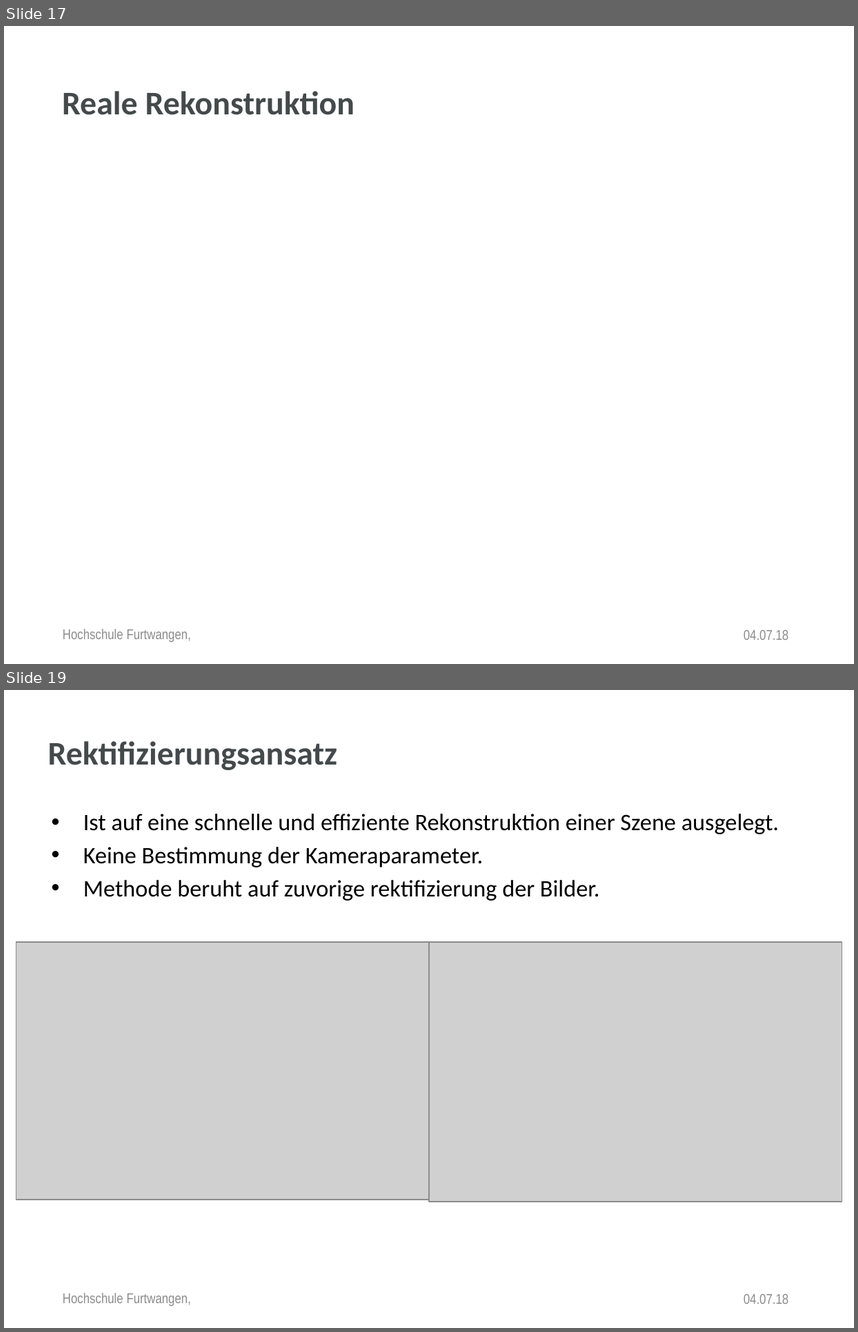
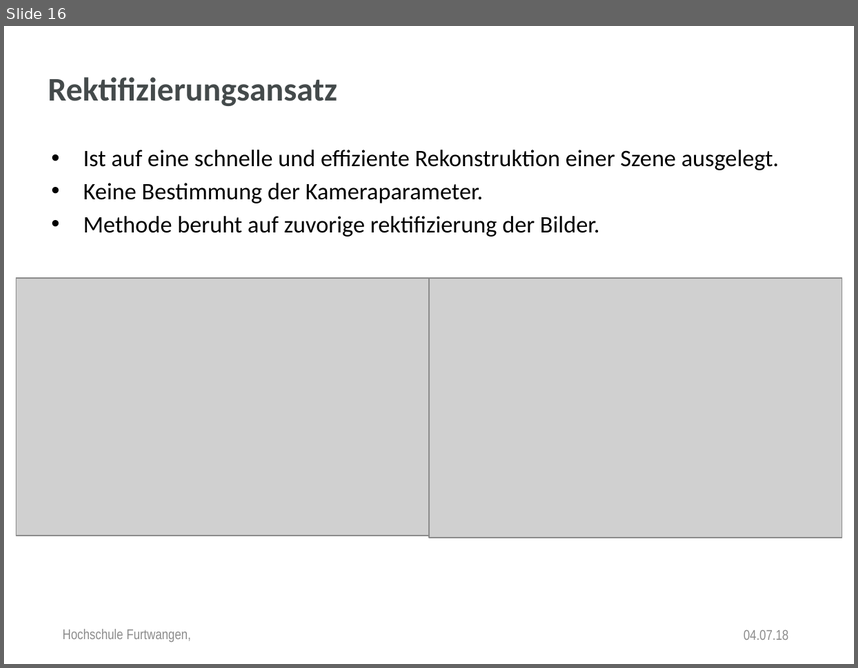
Before and after one commit to anjak610/MasterDuCC, a slide deck: Thesis/Disputation/PowerPointPresentation/V2_Dispo_HFU_Design.pptx. Shown one above the other, each under a label of ours: slides 17 and 19 before the commit, slide 16 after it; the slides between them are not shown. The pictures are 858x1332 and 858x668 pixels, drawn with LibreOffice and Linux fonts; fonts in the diff are those of the drawing; grey boxes stand for pictures; background and template pictures are left out. Boxes give left, top, right and bottom in pixels: in the first picture for what was removed or moved away, otherwise in the second. Text is boxed around its words. In the diff, an @@ line names an element or a change of style, - is before the commit and + after.

```diff
--- a/Thesis/Disputation/PowerPointPresentation/V2_Dispo_HFU_Design.pptx
+++ b/Thesis/Disputation/PowerPointPresentation/V2_Dispo_HFU_Design.pptx
@@ slide 17 removed at (4,26,854,664), background picture (left out) @@
@@ text removed at (62,91,355,115) @@
-Reale Rekonstruktion
@@ page number removed at (54,575,94,608) @@
-17
@@ text removed at (63,628,191,641) @@
-Hochschule Furtwangen,
@@ text removed at (744,630,789,639) @@
-04.07.18
@@ what was slide 19 is now slide 16 @@
```
Also in this commit, not shown: 4 slides changed, 1 other slide removed.
